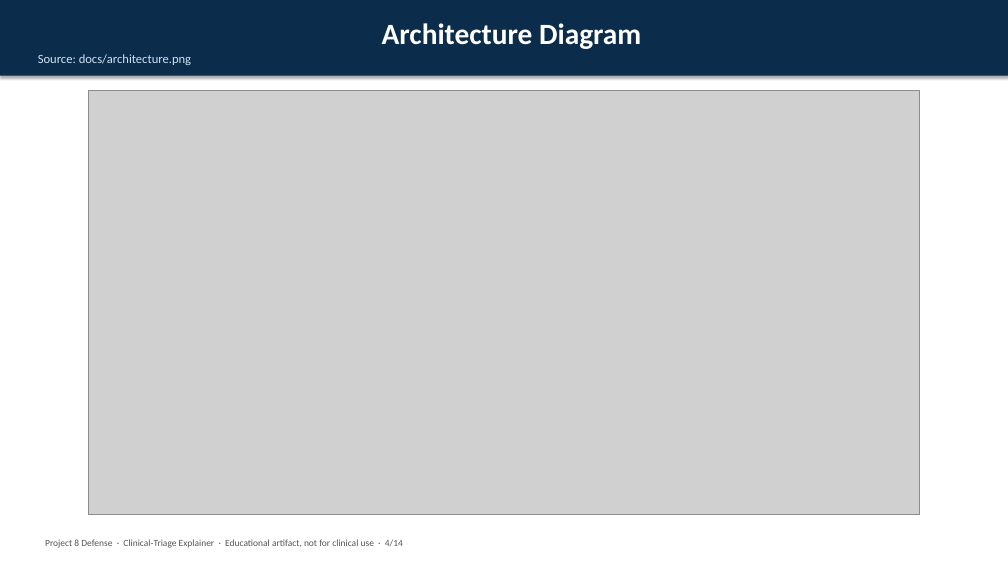
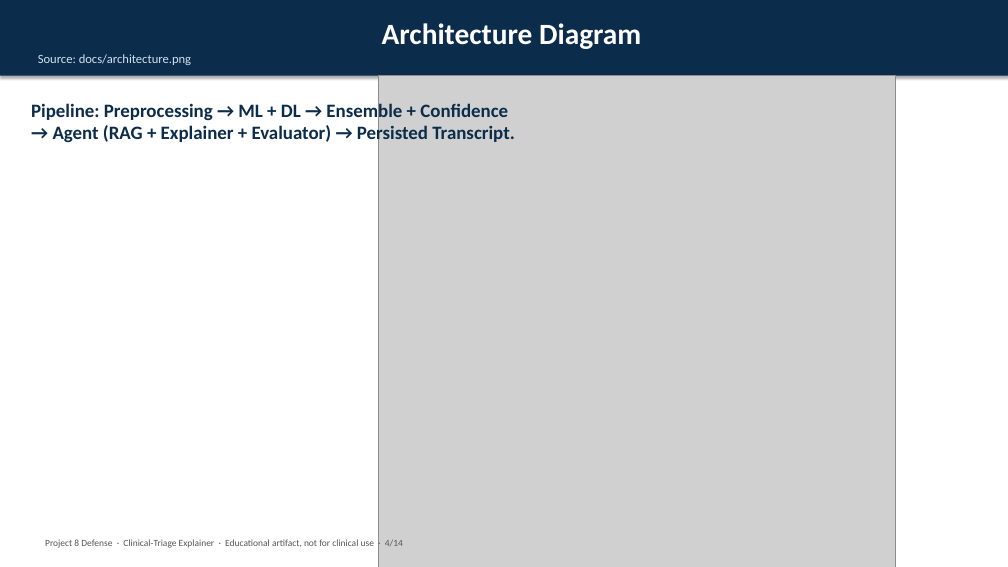
Before and after one commit to udacity-project-sidhu/industry-Integrated-AI-System, a slide deck: slide 4 of defense doc/Defense_Deck.pptx. Drawn at 1008x567 pixels with LibreOffice and Linux fonts; fonts in the diff are those of the drawing; grey boxes stand for pictures. Boxes give left, top, right and bottom in pixels: in the first picture for what was removed or moved away, otherwise in the second. Text is boxed around its words. In the diff, an @@ line names an element or a change of style, - is before the commit and + after.

```diff
--- a/defense doc/Defense_Deck.pptx
+++ b/defense doc/Defense_Deck.pptx
@@ picture: place and size @@
-picture at bbox=[88, 91, 920, 514]
+picture at bbox=[378, 76, 895, 567]
@@ text added at bbox=[31, 101, 515, 145], 18 pt, text #0B2C4A, bold @@
+Pipeline: Preprocessing → ML + DL → Ensemble + Confidence → Agent (RAG + Explainer + Evaluator) → Persisted Transcript.
```
Also in this commit, not shown: 2 other slides changed.
